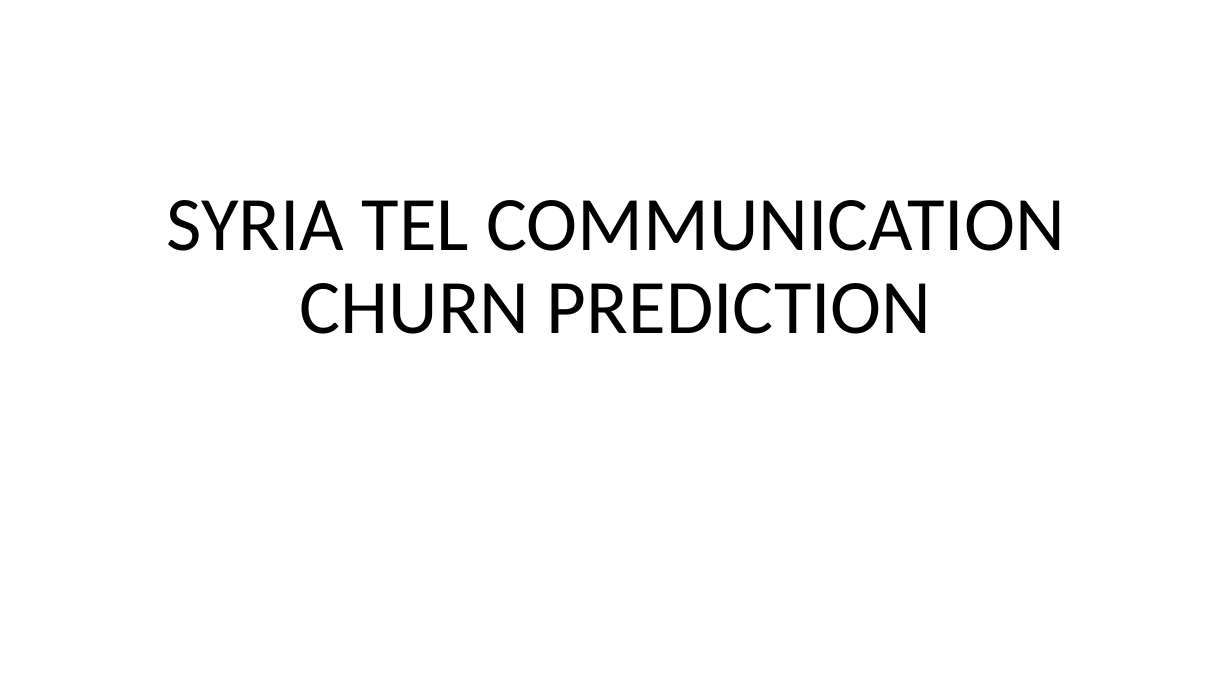
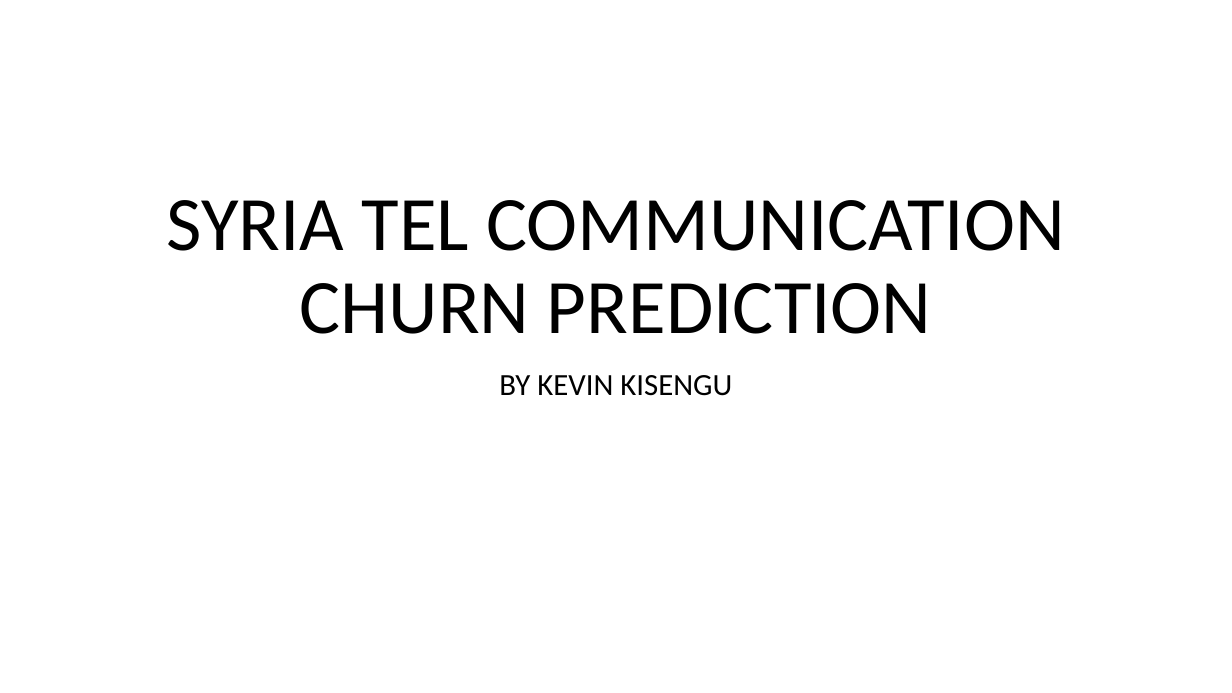
Before and after one commit to K-OK27/phase_3-project, a slide deck: slide 1 of churn PPTX Presentation.pptx. Drawn at 1232x693 pixels with LibreOffice and Linux fonts; fonts in the diff are those of the drawing. Boxes give left, top, right and bottom in pixels: in the first picture for what was removed or moved away, otherwise in the second. Text is boxed around its words. In the diff, an @@ line names an element or a change of style, - is before the commit and + after.

```diff
--- a/churn PPTX Presentation.pptx
+++ b/churn PPTX Presentation.pptx
@@ subtitle added at (x1=499, y1=375, x2=732, y2=396), 24 pt, text #000000 @@
+BY KEVIN KISENGU
```
Also in this commit, not shown: 2 other slides changed, 4 slides added, 2 slides removed.
